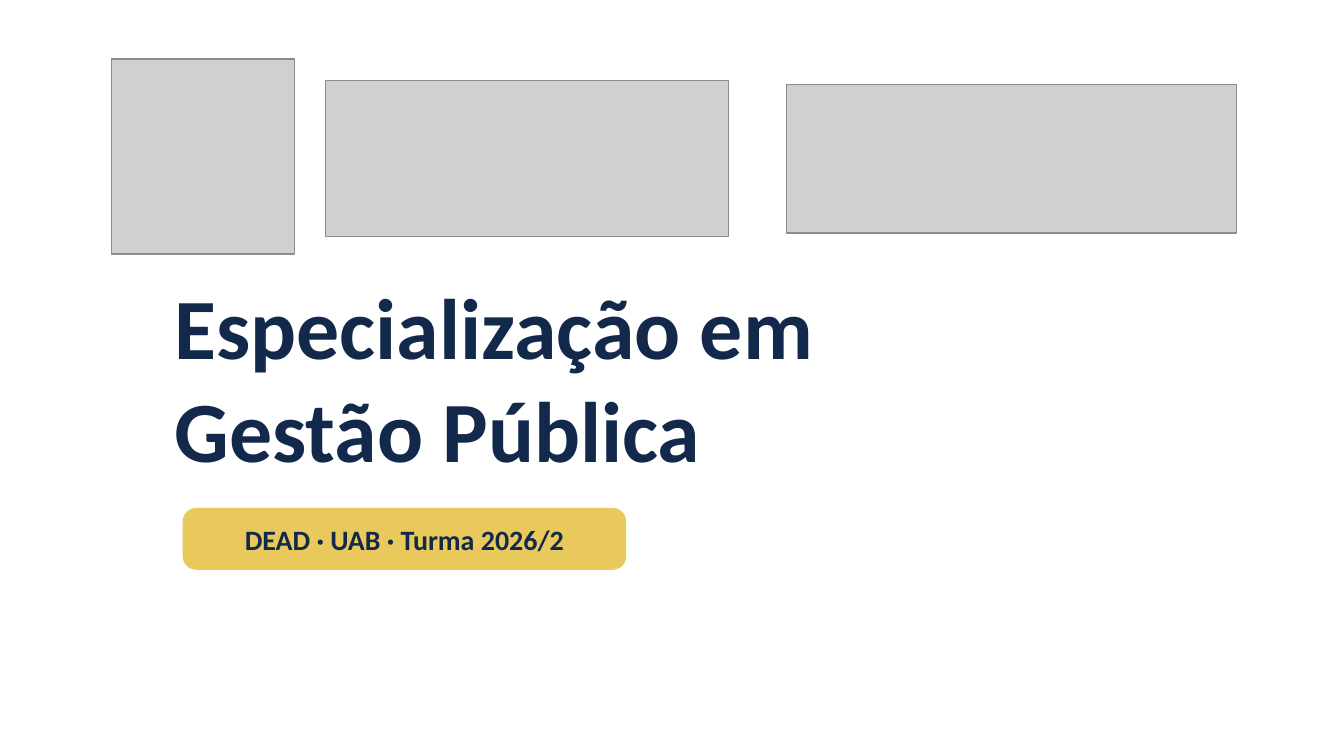
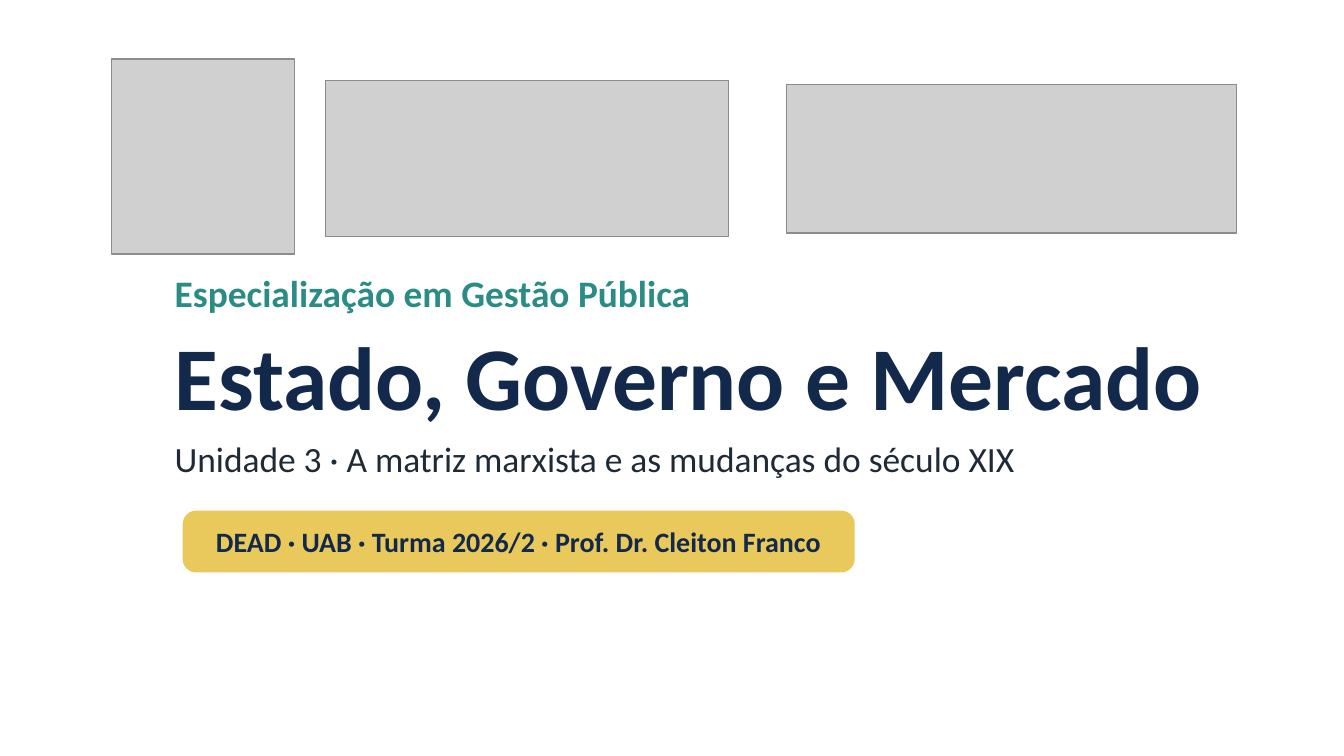
Before and after one commit to cleitonfranco74/gestao_publica, a slide deck: slide 1 of disciplina-01-estado-governo-mercado/materiais/03_Unidade_3_Matriz_Marxista.pptx. Drawn at 1344x756 pixels with LibreOffice and Linux fonts; fonts in the diff are those of the drawing; grey boxes stand for pictures; background and template pictures are left out. Boxes give left, top, right and bottom in pixels: in the first picture for what was removed or moved away, otherwise in the second. Text is boxed around its words. In the diff, an @@ line names an element or a change of style, - is before the commit and + after.

```diff
--- a/disciplina-01-estado-governo-mercado/materiais/03_Unidade_3_Matriz_Marxista.pptx
+++ b/disciplina-01-estado-governo-mercado/materiais/03_Unidade_3_Matriz_Marxista.pptx
@@ text at box(175, 280, 690, 314): text changed; size 46 to 20 pt; text colour #13294B to #2A8C85 @@
-Especialização em
-Gestão Pública
+Especialização em Gestão Pública
@@ text added at box(175, 347, 1202, 422), 48 pt, text #13294B, bold @@
+Estado, Governo e Mercado
@@ text added at box(175, 447, 1015, 478), 19 pt, text #1F2A37 @@
+Unidade 3 · A matriz marxista e as mudanças do século XIX
@@ rounded rectangle "DEAD · UAB · Turma ...": place and size @@
-rounded rectangle "DEAD · UAB · Turma ..." at box(183, 508, 626, 570)
+rounded rectangle "DEAD · UAB · Turma ..." at box(183, 511, 855, 573)
@@ text in rounded rectangle at box(216, 532, 821, 554): text changed @@
-DEAD · UAB · Turma 2026/2
+DEAD · UAB · Turma 2026/2 · Prof. Dr. Cleiton Franco
```
Also in this commit, not shown: 7 other slides changed, 24 other files.
